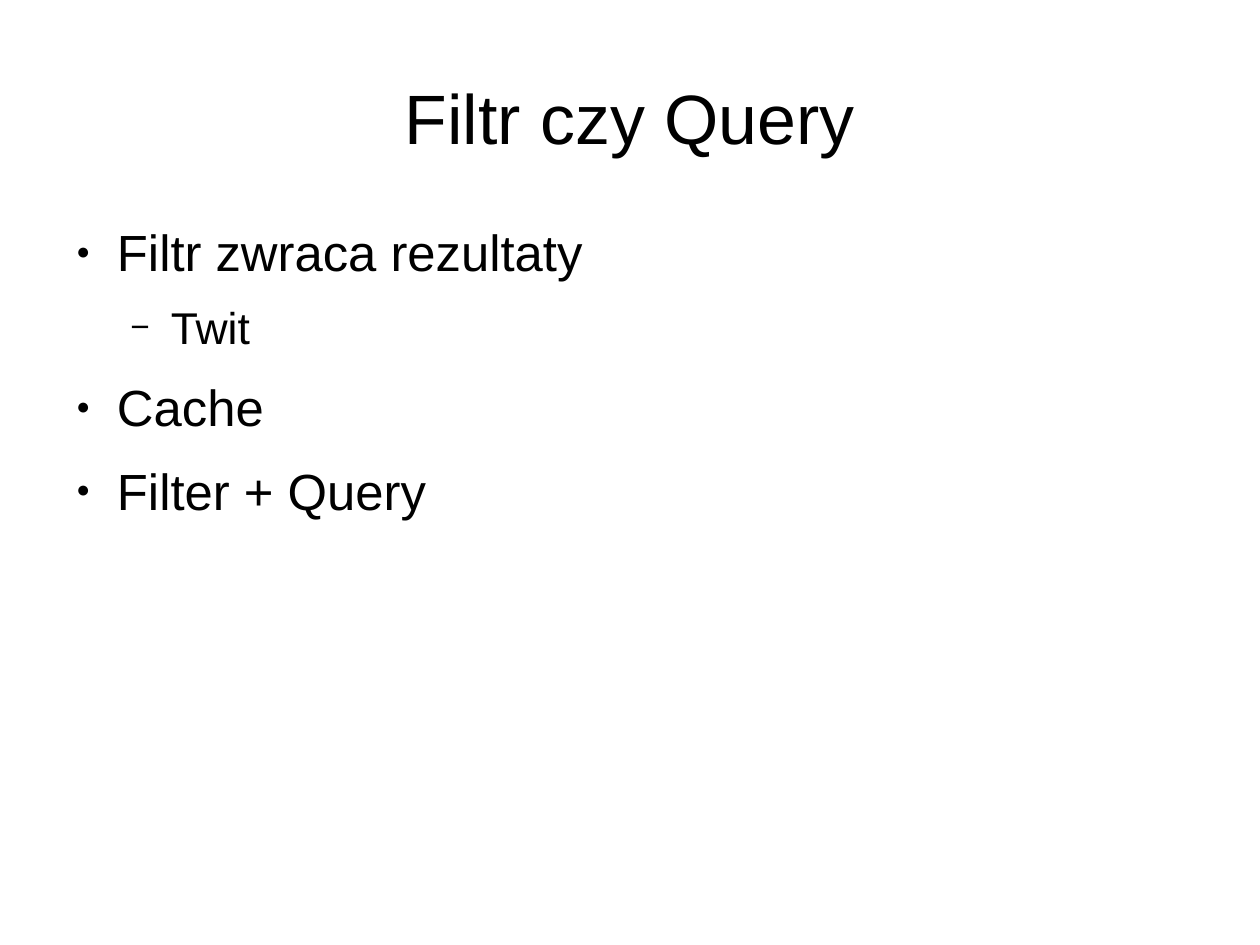
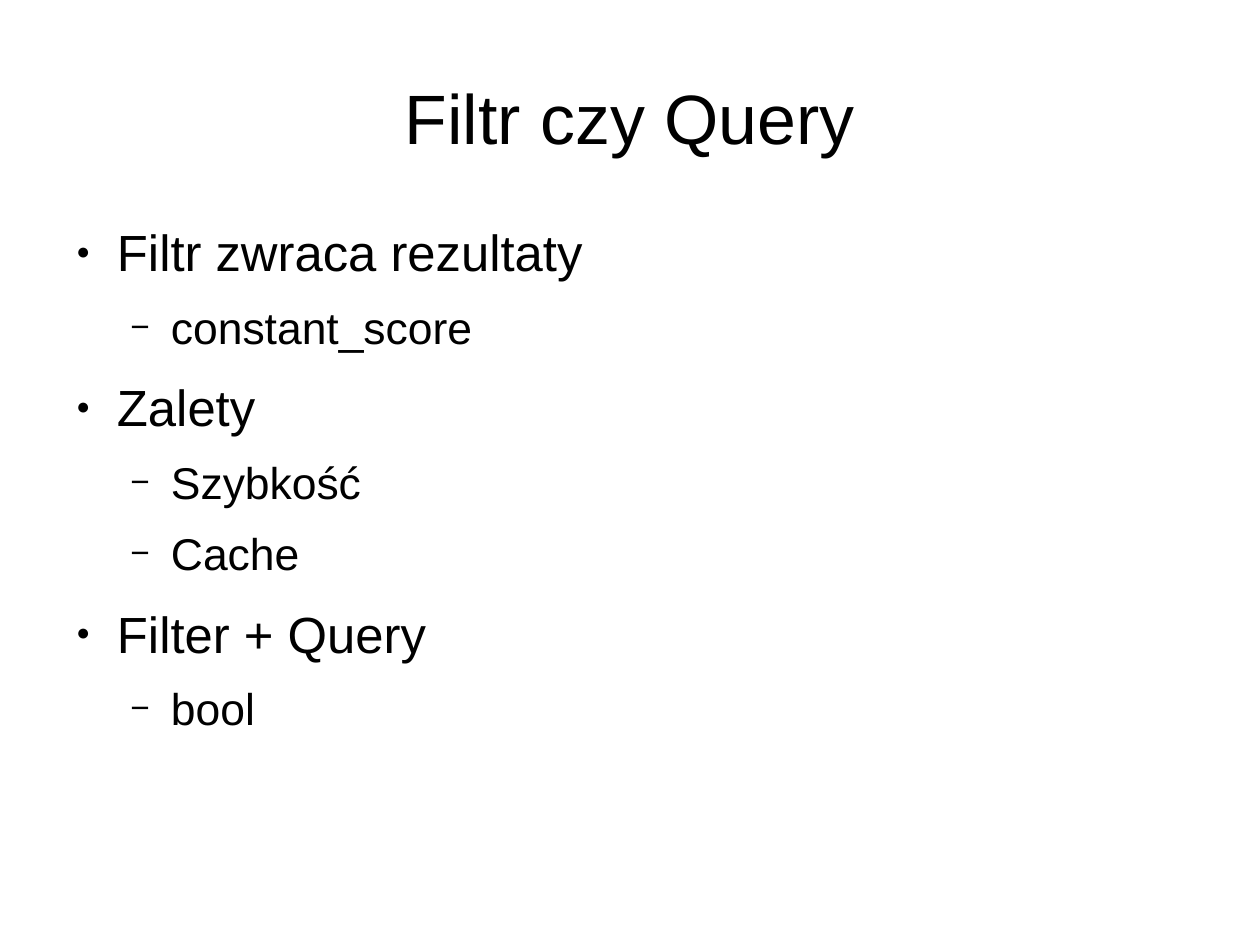
Before and after one commit to lukaszkuczynski/nieszukaj, a slide deck: slide 20 of znajduj.odp (slide 21 before the commit). Drawn at 1260x945 pixels with LibreOffice and Linux fonts; fonts in the diff are those of the drawing. Boxes give left, top, right and bottom in pixels: in the first picture for what was removed or moved away, otherwise in the second. Text is boxed around its words. In the diff, an @@ line names an element or a change of style, - is before the commit and + after.

```diff
--- a/znajduj.odp
+++ b/znajduj.odp
@@ text at <box>117,315,472,508</box>: text changed @@
-  − Twit
+  − constant_score
+● Zalety
+  − Szybkość
@@ text at <box>171,537,299,571</box>: size 32 to 28 pt in "Cache"; bullet ● to −; list level 1 to 2 in "Cache" @@
@@ text at <box>171,692,255,726</box>: paragraph added @@
+  − bool
```
Also in this commit, not shown: 2 other slides changed, 6 other files.
